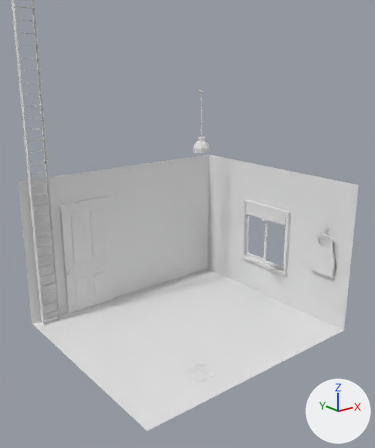
Before and after pictures for a commit that changed the Blender file public/models/room.blend.
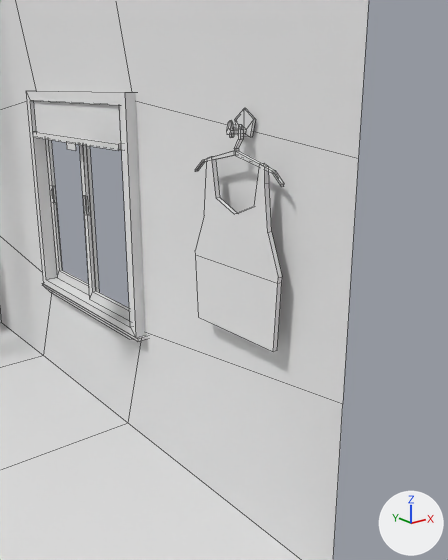
Each version appears first whole from a 50 mm camera at (-5.2, -6.56, 3.35) aimed at (-0.01, -0.08, 0.75), and next in a close-up from a 50 mm camera at (0.22, -3.34, 0.85) aimed at (1.6, -1.61, 0.15). The lights are fixed; the arrows at lower right show +X, +Y and +Z. The close-ups show mesh edges as thin lines.

In view in the first close-up: 'Room'.
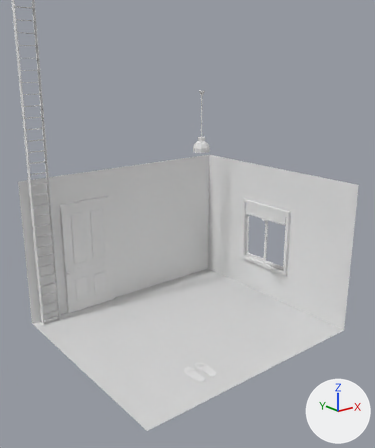
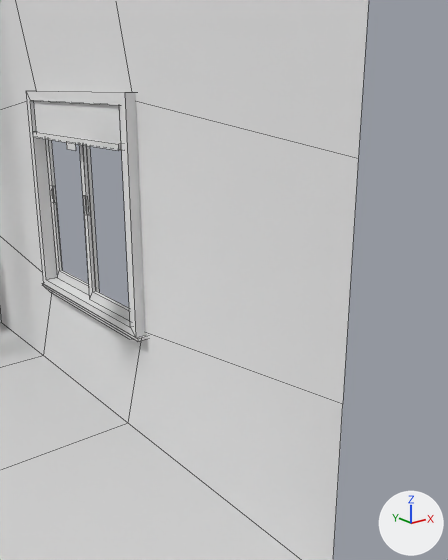
Boxes [x1, y1, x2, y2] around the edits, measured in the close-ups (448 x 560 px):
part 1 of me_cube_004, deleted: before [195, 124, 284, 187]
part 2 of me_cube_004, deleted: before [195, 157, 282, 352]
part 3 of me_cube_004, deleted: before [227, 108, 256, 137]
part 4 of me_cube_004, recoloured (white to grey): [0, 331, 300, 560] in both

The change, as a diff of the scene's bpy script:
```diff
--- a/public/models/room.blend.py
+++ b/public/models/room.blend.py
@@ mat_blender_grey_light_001 @@
+mat_blender_grey_light_001 = diffuse_material('Blender grey-light.001')
+mat_blender_grey_light_001.base_color = (0.698, 0.698, 0.698)  # light grey #dadada
@@ me_cube_004 @@
 # used by ob_room; location = (-0.264, -0.351, -0.966)
-me_cube_004.from_pydata(...)  # 700 vertices, 614 faces; spans x -2.0..2.05, y -1.75..1.76, z 0.0..3.89
+me_cube_004.from_pydata(...)  # 575 vertices, 515 faces; spans x -2.0..2.05, y -1.75..1.76, z 0.0..3.89
+# me_cube_004 part 1: the loose piece of 60 vertices spanning x 1.93..1.95, y -1.49..-1.0, z 1.49..1.68 is deleted
+# me_cube_004 part 2: the loose piece of 34 vertices spanning x 1.93..1.95, y -1.49..-1.0, z 0.89..1.56 is deleted
+# me_cube_004 part 3: the loose piece of 31 vertices spanning x 1.91..1.99, y -1.29..-1.18, z 1.63..1.74 is deleted
+# me_cube_004 part 4: 3 faces spanning x -2.0..2.0, y -1.75..1.75, z 0.0 switch from mat_blender_white (its picture is missing) to mat_blender_grey_light_001 (light grey #dadada)
```
